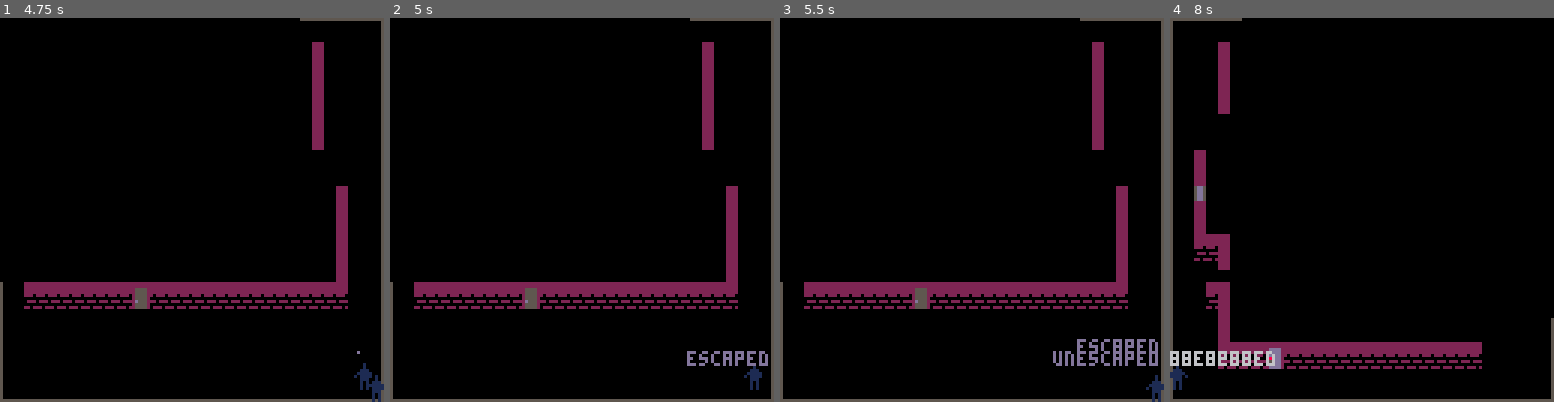
Above: before the commit, frames 1-4 (left to right).
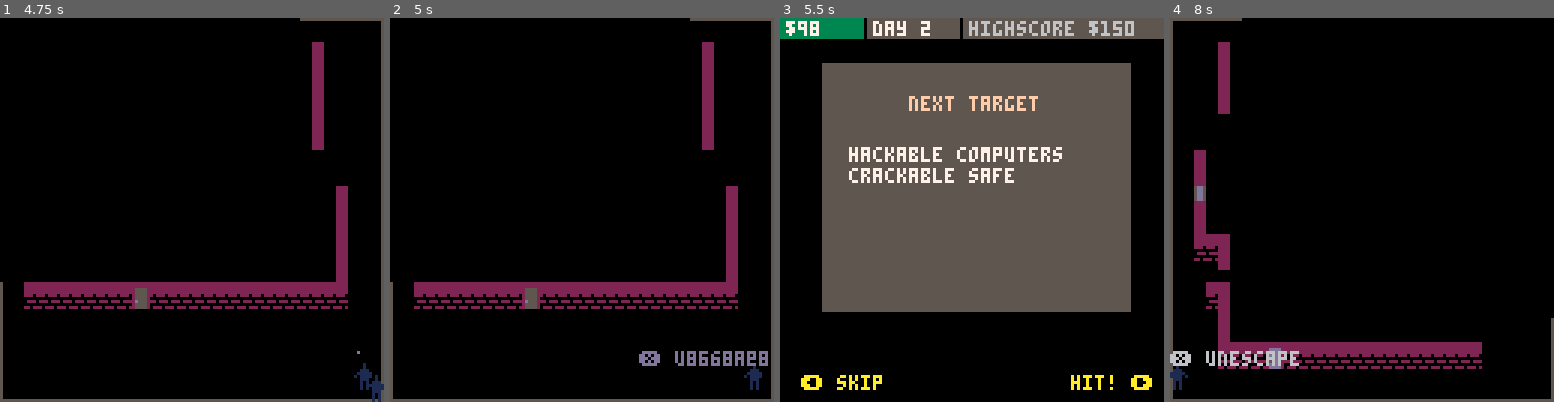
Above: after the commit, the same moments.

Repository: ironchestgames/pico-8-carts
Game: PICO-8 cartridge sneakystealy/v1.1/stealth.p8
The game is run twice, just before and just after one commit, with the same random seed, the same clock (stepped at 60 frames per second) and the same inputs.
Inputs:
- Up to frame 1 (4.75 s): tap X (X key) at 0.33, 1.07, 1.85, 2.97, 4.08 s; tap O (Z key) at 0.7, 1.7, 2.1, 2.5, 2.9, 3.3, 3.7, 4.1, 4.5 s; hold Right 1.6-2.1 s; hold P2 Left 1.6-2.1 s; hold Up 2.15-2.42 s; hold P2 Down 2.15-2.42 s; hold Right 2.47-3.03 s; hold P2 Left 2.47-3.03 s; hold Left 3.08-3.58 s; hold P2 Right 3.08-3.58 s; hold Down 3.63-3.97 s; hold P2 Up 3.63-3.97 s; hold Right 4.02-4.68 s; hold P2 Left 4.02-4.68 s; hold Up from 4.73 s (still down); hold P2 Down from 4.73 s (still down)
- Up to frame 2 (5 s): keep holding Up; keep holding P2 Down; tap O (Z key) at 4.9 s
- Up to frame 3 (5.5 s): release Up at 5.03 s; release P2 Down at 5.03 s; hold Left from 5.08 s (still down); hold P2 Right from 5.08 s (still down); tap X (X key) at 5.2 s; tap O (Z key) at 5.3 s
- Up to frame 4 (8 s): release Left at 5.68 s; release P2 Right at 5.68 s; tap O (Z key) every 0.4 s from 5.7 to 7.7 s; hold Down 5.73-6.03 s; hold P2 Up 5.73-6.03 s; hold Right 6.08-6.58 s; hold P2 Left 6.08-6.58 s; tap X (X key) at 6.32, 7.43 s; hold Right 6.63-7.13 s; hold P2 Left 6.63-7.13 s; hold Up 7.18-7.45 s; hold P2 Down 7.18-7.45 s; hold Right from 7.5 s (still down); hold P2 Left from 7.5 s (still down)

Frame 1 is identical in both runs. In frame 2, 0.3% of the frame differs, in the area x 64-99%, y 86-91%; in frame 3, 61%, in the area x 0-100%, y 0-100%; in frame 4, 0.4%.

Commit message:
Revert "stealth - tweaked unescaping"
This reverts commit f12bcf56510f61f94e4dbc0a3da7517087c06a60.

Diff:
--- a/sneakystealy/v1.1/stealth.p8
+++ b/sneakystealy/v1.1/stealth.p8
@@ -1208,12 +1208,14 @@
     _p.i=_p.i^^1
     if _p.i == 0 then
      add(msgs,{_p.x,_p.y,'.',1,15})
-    end
-   elseif (btnp(5,0) or btnp(5,1)) and #escapedplayers > 0 then
-    local _otherp=del(escapedplayers,escapedplayers[1])
-    _otherp.i=_p.i^^1
-    add(players,_otherp)
-    add(msgs,{_otherp.x,_otherp.y,'unescaped',1,18})
+    elseif #escapedplayers > 0 then
+     local _ep=escapedplayers[1]
+     add(msgs,{_ep.x,_ep.y,'\x97 unescape ',1,23})
+    end
+   end
+
+   if btnp(5) and _p.i == 1 and #escapedplayers > 0 then
+    add(players,del(escapedplayers,escapedplayers[1]))
    end
 
    -- input
